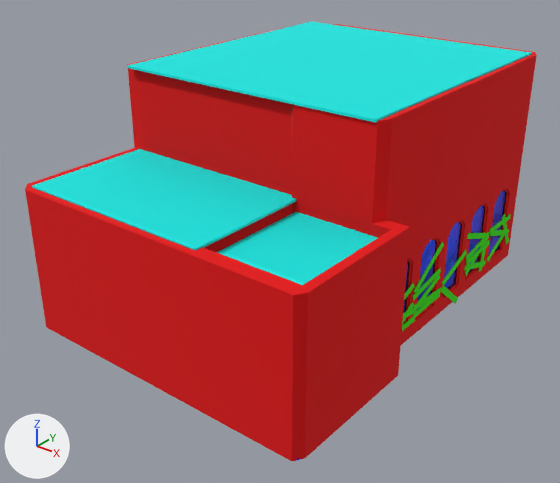
The FBX model Assets/Modelos 3D/Fábrica/Factory.fbx: old version first, new version second.
Camera for both pictures: a 50 mm lens placed at (28.6, -24.7, 25.2), pointed at (1.6, 9.1, 4.3). The axes (+X, +Y, +Z) are drawn at lower left. The lights are the same throughout. Where no turn or scale is listed for an object, it has been applied to the vertices.

In view in the first picture: 'Chão', 'Paredes', 'Tabuas', 'Teto'.
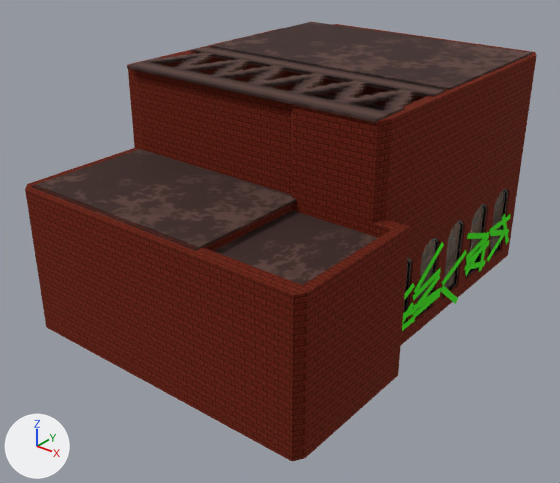
Pixel boxes [x1, y1, x2, y2] of what changed, in the pictures (560 x 483 px):
'Paredes', surface changed: [25, 24, 537, 461] in both
'Teto', surface changed (cyan to brown): [32, 22, 532, 285] in both
'Chão', surface changed: [45, 237, 492, 460] in both

What the commit changed:
Picture 'Windows.png' (img_windows_png) is new.
Picture 'TetoFactory.png' (img_tetofactory_png) is new.
Picture 'Walls.png' (img_walls_png) is new.
In material 'Teto' (mat_teto), base_color is no longer (0.0, 0.801, 0.759), cyan #00e7e2.
In material 'Teto' (mat_teto), texture is now set to img_tetofactory_png, with its transparency.
In material 'Paredes' (mat_paredes), base_color is no longer (0.8, 0.0, 0.000862), red #e70003.
In material 'Paredes' (mat_paredes), texture is now set to img_walls_png, with its transparency.
In material 'Paredes' (mat_paredes), metallic goes from 0.0 to 1.0.
In material 'Janelas' (mat_janelas), base_color is no longer (0.0, 0.0408, 0.8), blue #0039e7.
In material 'Janelas' (mat_janelas), texture is now set to img_windows_png, with its transparency.
In material 'Janelas' (mat_janelas), alpha goes from 0.722 to 1.0.
In material 'Janelas' (mat_janelas), roughness goes from 0.213 to 0.241.
